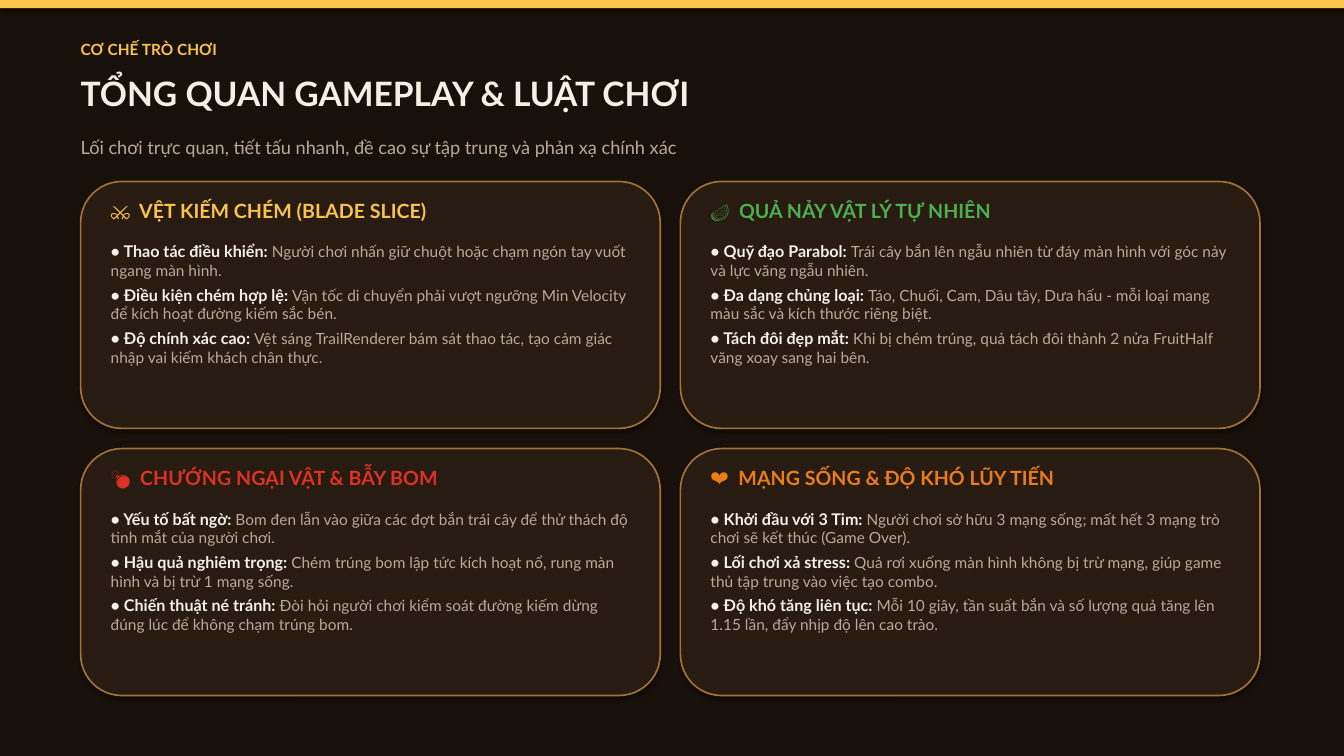
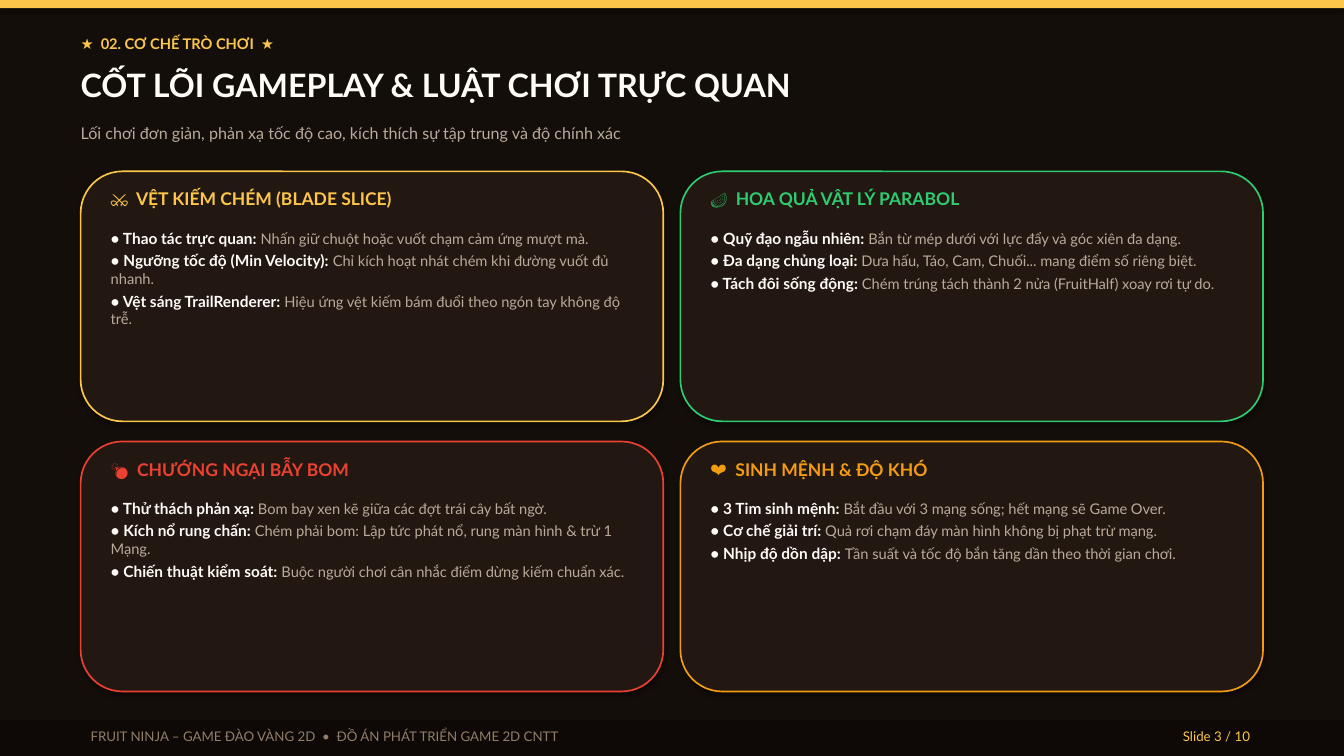
Before and after one commit to delivred/chemhoaquaunity, a slide deck: slide 3 of FRUIT_NINJA_2D_Thuyet_Trinh.pptx. Drawn at 1344x756 pixels with LibreOffice and Linux fonts; fonts in the diff are those of the drawing. Boxes give left, top, right and bottom in pixels: in the first picture for what was removed or moved away, otherwise in the second. Text is boxed around its words. In the diff, an @@ line names an element or a change of style, - is before the commit and + after.

```diff
--- a/FRUIT_NINJA_2D_Thuyet_Trinh.pptx
+++ b/FRUIT_NINJA_2D_Thuyet_Trinh.pptx
@@ rectangle at (0,0,1344,756): fill #18100B to #140E0A @@
@@ text at (101,36,254,49): text changed; size 11 to 10.5 pt; text colour #FAC34B to #FCC64B @@
-CƠ CHẾ TRÒ CHƠI
+★ 02. CƠ CHẾ TRÒ CHƠI ★
@@ text at (81,69,791,103): text changed; size 24 to 23 pt; text colour #F5F0E6 to #FFFCF5 @@
-TỔNG QUAN GAMEPLAY & LUẬT CHƠI
+CỐT LÕI GAMEPLAY & LUẬT CHƠI TRỰC QUAN
@@ text at (81,126,621,142): text changed; size 13 to 11.5 pt; text colour #B9AA96 to #B9AA9B @@
-Lối chơi trực quan, tiết tấu nhanh, đề cao sự tập trung và phản xạ chính xác
+Lối chơi đơn giản, phản xạ tốc độ cao, kích thích sự tập trung và độ chính xác
@@ rounded rectangle: place and size @@
-rounded rectangle at (681,181,1260,429)
+rounded rectangle at (81,171,663,421)
@@ rounded rectangle at (81,171,663,421): fill #281B12 to #221811; outline #A07337 1.2 pt to #FCC64B 1.2 pt @@
@@ rounded rectangle: place and size @@
-rounded rectangle at (81,449,660,696)
+rounded rectangle at (681,171,1263,421)
@@ rounded rectangle at (681,171,1263,421): fill #281B12 to #221811; outline #A07337 1.2 pt to #2ECC71 1.2 pt @@
@@ rounded rectangle removed at (81,181,660,429) @@
@@ text "⚔️ VỆT KIẾM CHÉM (BLADE ...": place and size @@
-text "⚔️ VỆT KIẾM CHÉM (BLADE ..." at (139,201,426,222)
+text "⚔️ VỆT KIẾM CHÉM (BLADE ..." at (136,191,391,209)
@@ text "⚔️ VỆT KIẾM CHÉM (BLADE ..." at (136,191,391,209): size 14 to 12.5 pt, text colour #FAC34B to #FCC64B @@
@@ text at (736,191,959,208): text changed; size 14 to 12.5 pt; text colour #4CAF50 to #2ECC71 @@
-🍉 QUẢ NẢY VẬT LÝ TỰ NHIÊN
+🍉 HOA QUẢ VẬT LÝ PARABOL
@@ text at (111,232,620,324): text changed; size 11 to 10.5 pt; text colour #B9AA96 to #B9AA9B @@
-• Thao tác điều khiển: Người chơi nhấn giữ chuột hoặc chạm ngón tay vuốt ngang màn hình.
-• Điều kiện chém hợp lệ: Vận tốc di chuyển phải vượt ngưỡng Min Velocity để kích hoạt đường kiếm sắc bén.
-• Độ chính xác cao: Vệt sáng TrailRenderer bám sát thao tác, tạo cảm giác nhập vai kiếm khách chân thực.
+• Thao tác trực quan: Nhấn giữ chuột hoặc vuốt chạm cảm ứng mượt mà.
+• Ngưỡng tốc độ (Min Velocity): Chỉ kích hoạt nhát chém khi đường vuốt đủ nhanh.
+• Vệt sáng TrailRenderer: Hiệu ứng vệt kiếm bám đuổi theo ngón tay không độ trễ.
@@ text at (723,230,1214,292): text changed; size 11 to 10.5 pt; text colour #B9AA96 to #B9AA9B @@
-• Quỹ đạo Parabol: Trái cây bắn lên ngẫu nhiên từ đáy màn hình với góc nảy và lực văng ngẫu nhiên.
-• Đa dạng chủng loại: Táo, Chuối, Cam, Dâu tây, Dưa hấu - mỗi loại mang màu sắc và kích thước riêng biệt.
-• Tách đôi đẹp mắt: Khi bị chém trúng, quả tách đôi thành 2 nửa FruitHalf văng xoay sang hai bên.
+• Quỹ đạo ngẫu nhiên: Bắn từ mép dưới với lực đẩy và góc xiên đa dạng.
+• Đa dạng chủng loại: Dưa hấu, Táo, Cam, Chuối... mang điểm số riêng biệt.
+• Tách đôi sống động: Chém trúng tách thành 2 nửa (FruitHalf) xoay rơi tự do.
@@ rounded rectangle: place and size @@
-rounded rectangle at (681,449,1260,696)
+rounded rectangle at (81,442,663,692)
@@ rounded rectangle at (81,442,663,692): fill #281B12 to #221811; outline #A07337 1.2 pt to #EB4132 1.2 pt @@
@@ rounded rectangle added at (681,442,1263,692), fill #221811, outline #F39C12 1.2 pt @@
@@ text at (137,461,349,480): text changed; size 14 to 12.5 pt; text colour #DC3223 to #EB4132 @@
-💣 CHƯỚNG NGẠI VẬT & BẪY BOM
+💣 CHƯỚNG NGẠI BẪY BOM
@@ text at (735,461,928,480): text changed; size 14 to 12.5 pt; text colour #EB7D19 to #F39C12 @@
-❤️ MẠNG SỐNG & ĐỘ KHÓ LŨY TIẾN
+❤️ SINH MỆNH & ĐỘ KHÓ
@@ text at (111,502,624,580): text changed; size 11 to 10.5 pt; text colour #B9AA96 to #B9AA9B @@
-• Yếu tố bất ngờ: Bom đen lẫn vào giữa các đợt bắn trái cây để thử thách độ tinh mắt của người chơi.
-• Hậu quả nghiêm trọng: Chém trúng bom lập tức kích hoạt nổ, rung màn hình và bị trừ 1 mạng sống.
-• Chiến thuật né tránh: Đòi hỏi người chơi kiểm soát đường kiếm dừng đúng lúc để không chạm trúng bom.
+• Thử thách phản xạ: Bom bay xen kẽ giữa các đợt trái cây bất ngờ.
+• Kích nổ rung chấn: Chém phải bom: Lập tức phát nổ, rung màn hình & trừ 1 Mạng.
+• Chiến thuật kiểm soát: Buộc người chơi cân nhắc điểm dừng kiếm chuẩn xác.
@@ text at (723,501,1176,562): text changed; size 11 to 10.5 pt; text colour #B9AA96 to #B9AA9B @@
-• Khởi đầu với 3 Tim: Người chơi sở hữu 3 mạng sống; mất hết 3 mạng trò chơi sẽ kết thúc (Game Over).
-• Lối chơi xả stress: Quả rơi xuống màn hình không bị trừ mạng, giúp game thủ tập trung vào việc tạo combo.
-• Độ khó tăng liên tục: Mỗi 10 giây, tần suất bắn và số lượng quả tăng lên 1.15 lần, đẩy nhịp độ lên cao trào.
+• 3 Tim sinh mệnh: Bắt đầu với 3 mạng sống; hết mạng sẽ Game Over.
+• Cơ chế giải trí: Quả rơi chạm đáy màn hình không bị phạt trừ mạng.
+• Nhịp độ dồn dập: Tần suất và tốc độ bắn tăng dần theo thời gian chơi.
@@ rectangle added at (0,721,1344,756), fill #0E0906 @@
@@ text added at (91,730,559,741), 9.5 pt, text #917D69 @@
+FRUIT NINJA – GAME ĐÀO VÀNG 2D • ĐỒ ÁN PHÁT TRIỂN GAME 2D CNTT
@@ text added at (1183,731,1250,741), 9.5 pt, text #FCC64B @@
+Slide 3 / 10
```
Also in this commit, not shown: 7 other slides changed, 2 slides added, 2 slides removed, 31 other files.
